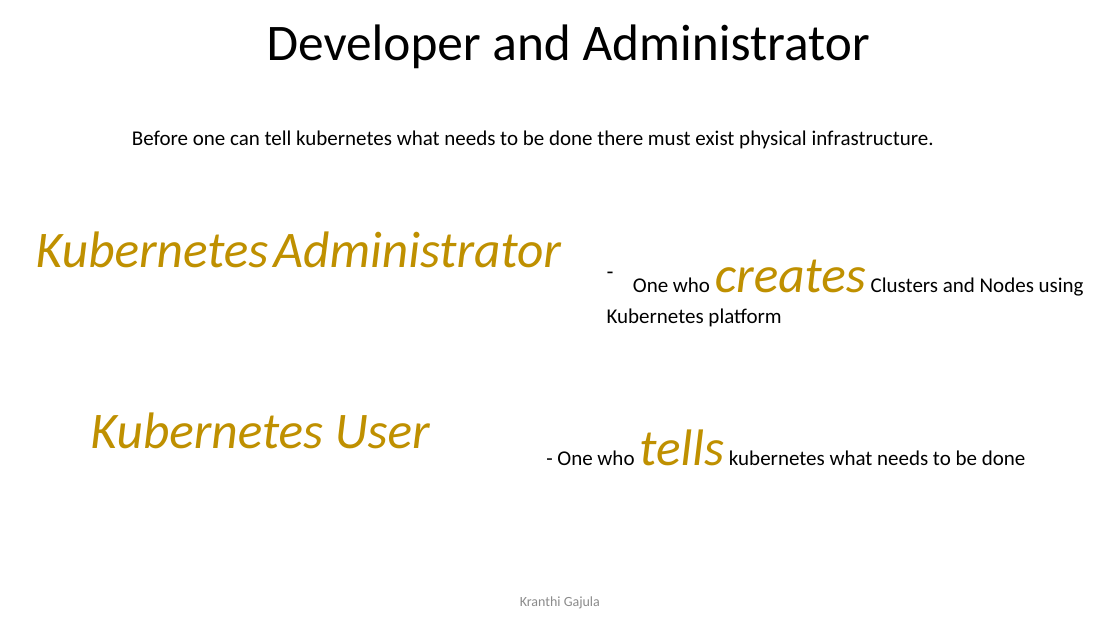
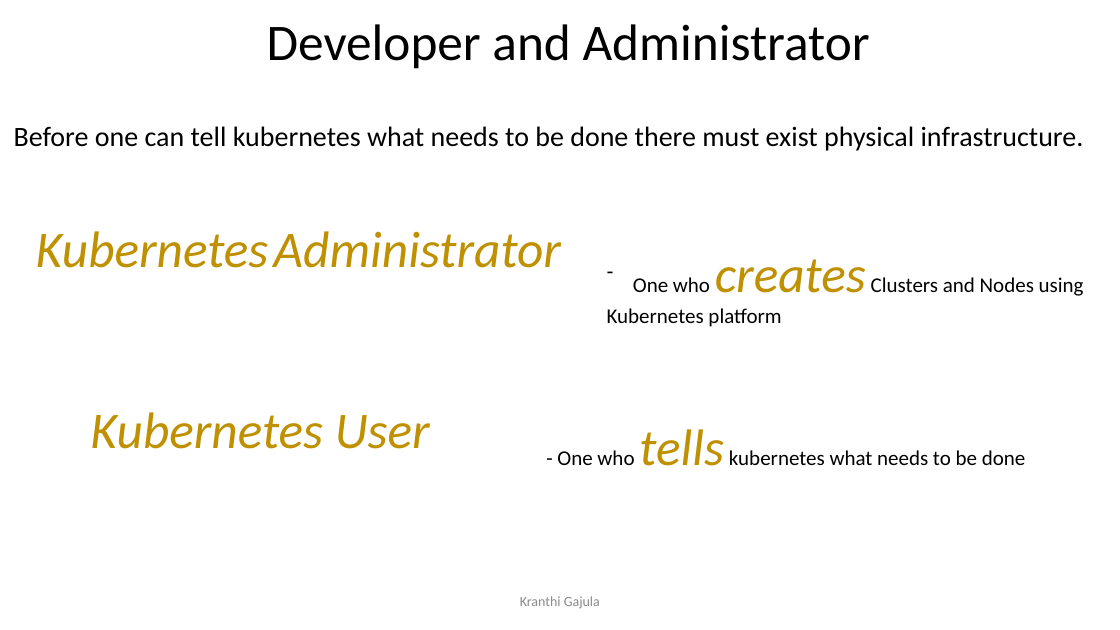
Before and after one commit to KranthiGajula/learning, a slide deck: slide 8 of concepts/Kubernetes/Kubernetes.pptx. Drawn at 1120x630 pixels with LibreOffice and Linux fonts; fonts in the diff are those of the drawing. Boxes give left, top, right and bottom in pixels: in the first picture for what was removed or moved away, otherwise in the second. Text is boxed around its words. In the diff, an @@ line names an element or a change of style, - is before the commit and + after.

```diff
--- a/concepts/Kubernetes/Kubernetes.pptx
+++ b/concepts/Kubernetes/Kubernetes.pptx
@@ text "Before one can tell kubernetes ...": place and size @@
-text "Before one can tell kubernetes ..." at <box>132,130,934,149</box>
+text "Before one can tell kubernetes ..." at <box>14,126,1084,151</box>
@@ text "Before one can tell kubernetes ..." at <box>14,126,1084,151</box>: size 18 to 24 pt @@
```
Also in this commit, not shown: 2 other slides changed.
